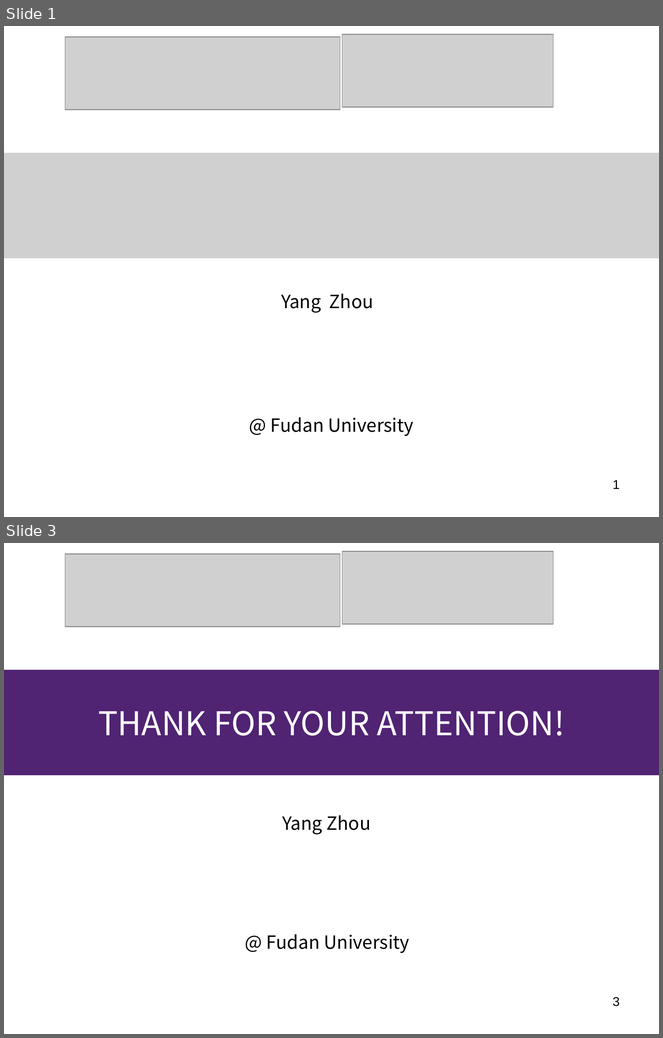
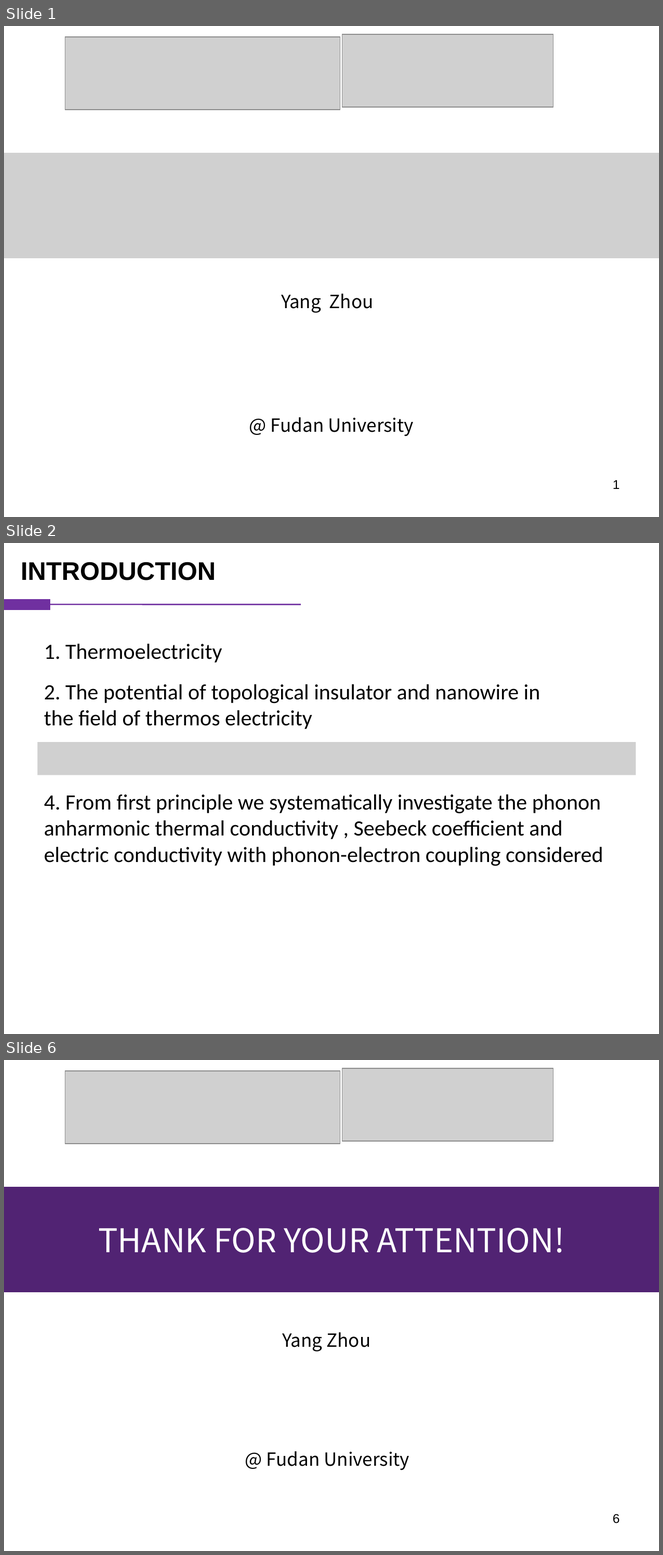
Before and after one commit to vanceeasleaf/paper_bi4i4, a slide deck: bi4i4.pptx. Shown one above the other, each under a label of ours: slides 1 and 3 before the commit, slides 1, 2 and 6 after it; the slides between them are not shown. The pictures are 663x1038 and 663x1555 pixels, drawn with LibreOffice and Linux fonts; fonts in the diff are those of the drawing; grey boxes stand for pictures. Boxes give left, top, right and bottom in pixels: in the first picture for what was removed or moved away, otherwise in the second. Text is boxed around its words. In the diff, an @@ line names an element or a change of style, - is before the commit and + after.

```diff
--- a/bi4i4.pptx
+++ b/bi4i4.pptx
@@ slide 2 added at [4,543,659,1034], background #FFFFFF @@
@@ text added at [21,562,216,580], 28 pt, text #000000, bold @@
+INTRODUCTION
@@ rectangle added at [4,599,50,610], fill #7030A0, outline #7030A0 0.75 pt @@
@@ line added from (301, 604) to (50, 604), #7030A0 1.5 pt @@
@@ text added at [44,643,222,663], 24 pt, text #000000 @@
+1. Thermoelectricity
@@ text added at [44,684,541,729], 24 pt, text #000000 @@
+2. The potential of topological insulator and nanowire in the field of thermos electricity
@@ picture added at [37,742,636,775] @@
@@ text added at [44,794,604,866], 24 pt, text #000000 @@
+4. From first principle we systematically investigate the phonon anharmonic thermal conductivity , Seebeck coefficient and electric conductivity with phonon-electron coupling considered
@@ what was slide 3 is now slide 6 @@
@@ page number at [613,1514,620,1524]: text changed @@
-3
+6
```
Also in this commit, not shown: 3 other slides added, 1 slide removed.
